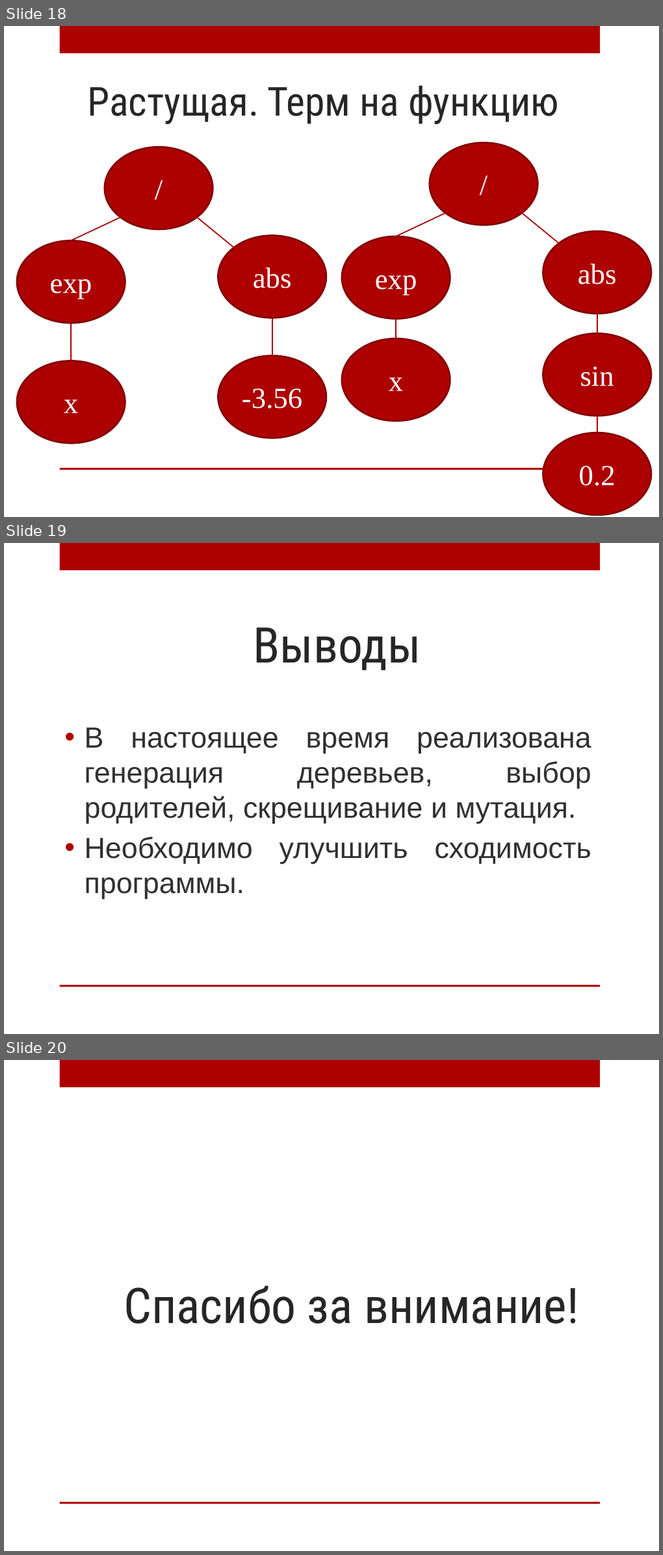
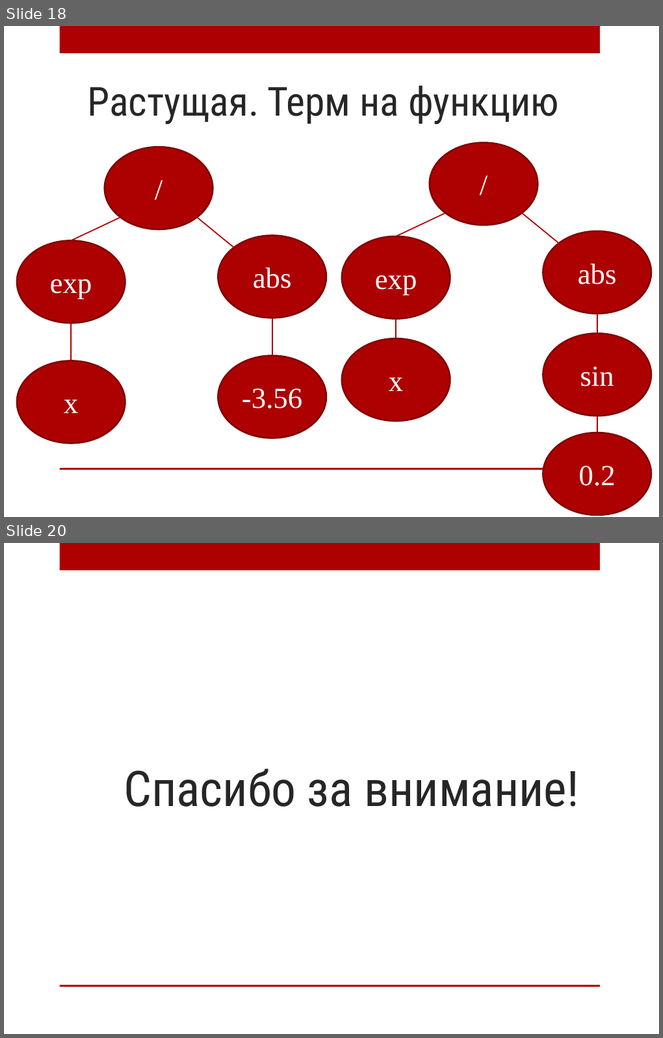
Before and after one commit to AnnaIbakaeva/Genetic, a slide deck: Предзащита.pptx. Shown one above the other, each under a label of ours: slides 18, 19 and 20 before the commit, slides 18 and 20 after it; the slides between them are not shown. The pictures are 663x1555 and 663x1038 pixels, drawn with LibreOffice and Linux fonts; fonts in the diff are those of the drawing; background and template pictures are left out. Boxes give left, top, right and bottom in pixels: in the first picture for what was removed or moved away, otherwise in the second. Text is boxed around its words. In the diff, an @@ line names an element or a change of style, - is before the commit and + after.

```diff
--- a/Предзащита.pptx
+++ b/Предзащита.pptx
@@ slide 19 removed at bbox=[4, 543, 659, 1034], background picture (left out); not listed: 2 template elements that a slide beside it also shows @@
@@ title removed at bbox=[254, 627, 421, 670] @@
-Выводы
@@ text removed at bbox=[85, 728, 592, 899] @@
-• В настоящее время реализована генерация деревьев, выбор родителей, скрещивание и мутация.
-• Необходимо улучшить сходимость программы.
```
Also in this commit, not shown: 1 slide added, 10 other files.
